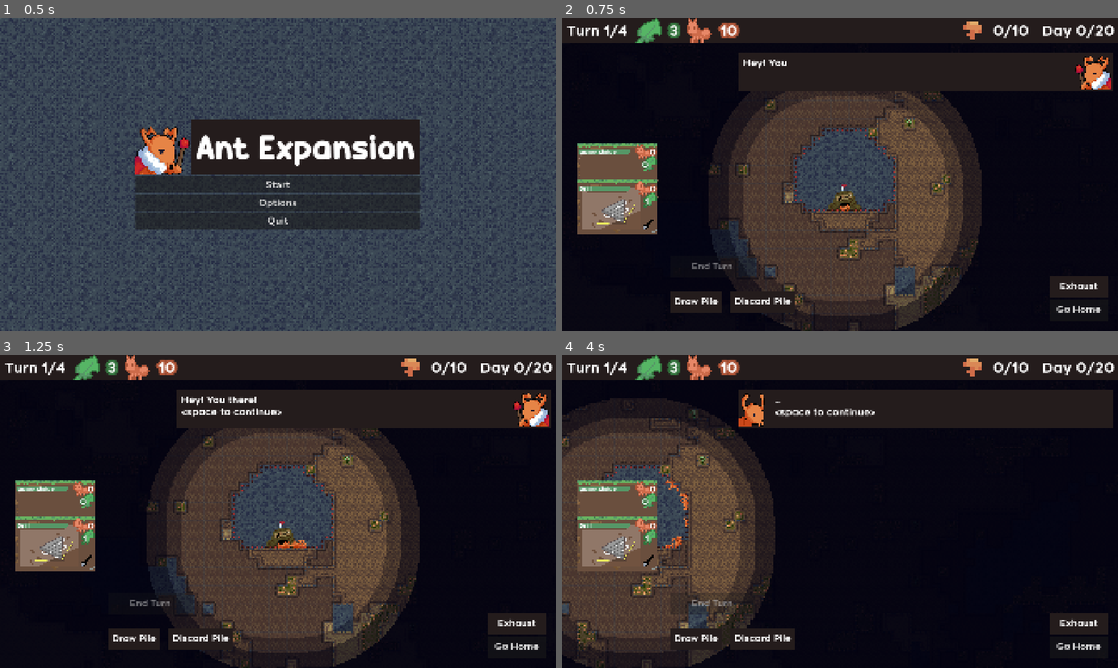
Above: before the commit, frames 1-4 (two rows, left to right).
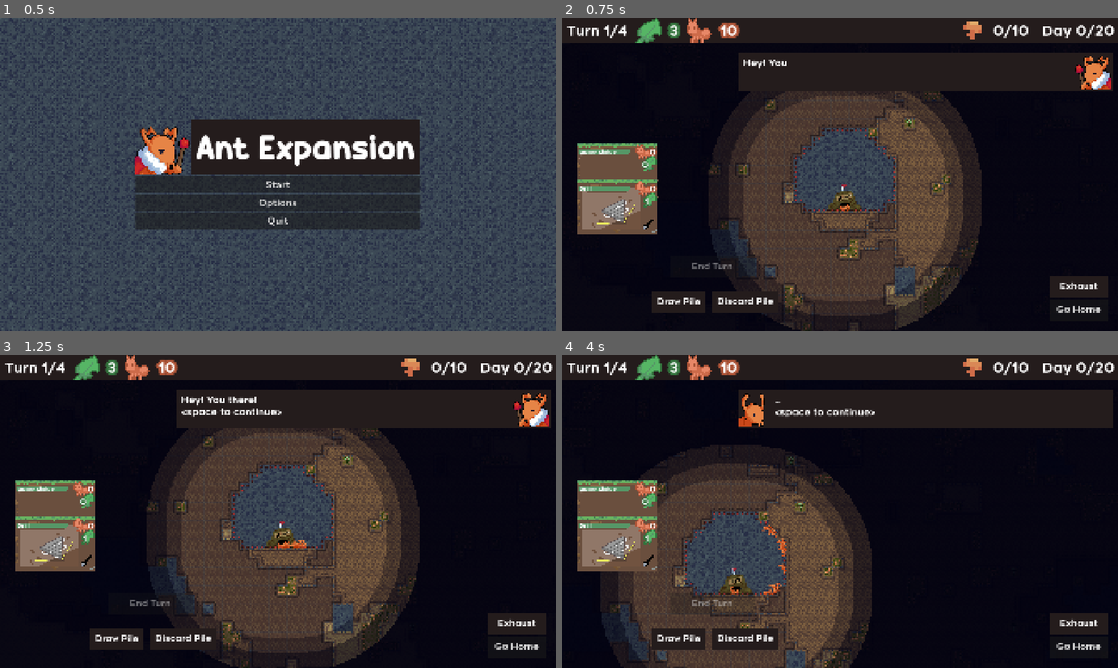
Above: after the commit, the same moments.

Repository: zunda-arrow/pizza-jam-16
Game: Godot game, scene res://menu/menu.tscn
Same seed, same stepped clock (60 frames per second), same inputs: the game is played once before the commit and once after it. The engine's default icon, where the game draws it, is replaced by a stand-in: a white triangle on a blue panel in a dark square.
Inputs (mouse positions are in pixels of both pictures, inside the frame that each line leads up to):
- Up to frame 1 (0.5 s): no input
- Up to frame 2 (0.75 s): click "Start" at 0.5 s
- Up to frame 3 (1.25 s): no input
- Up to frame 4 (4 s): click "Go Home" at 1.25 s; click "Go Home" at 2 s; tap Enter at 2.75 s; move the mouse to (962, 495) at 2.77 s; hold D (right) 2.78-3.5 s; click (962, 495) at 2.92 s; tap Space at 3.02 s; drag from (728, 527) to (812, 574) at 3.52 s

Frame 1 is identical in both runs. In frame 2, 0.8% of the frame differs, in the area x 16-42%, y 87-95%; in frame 3, 0.8%; in frame 4, 29%, in the area x 0-56%, y 13-100%.

Commit message:
add camera panning with mouse

Diff:
--- a/assets/global.tres
+++ b/assets/global.tres
@@ -1,26 +1,6 @@
 [gd_resource type="Theme" format=3 uid="uid://bp35ok3gel4nx"]
 
 [ext_resource type="FontFile" uid="uid://dl4x5qln02xpd" path="res://assets/fonts/Renogare-Regular.otf" id="1_f6oay"]
-
-[sub_resource type="DPITexture" id="DPITexture_f6oay"]
-_source = "<svg xmlns=\"http://www.w3.org/2000/svg\" width=\"16\" height=\"16\"><rect width=\"14\" height=\"14\" x=\"1\" y=\"1\" fill=\"#fff\" fill-opacity=\".75\" rx=\"2.333\"/><path fill=\"#1a1a1a\" d=\"m11.5 3.75-5.6 5.6-1.7-1.7-1.5 1.5 3.2 3.2 7.1-7.1z\"/></svg>
-"
-base_scale = 3.0
-
-[sub_resource type="DPITexture" id="DPITexture_jillu"]
-_source = "<svg xmlns=\"http://www.w3.org/2000/svg\" width=\"16\" height=\"16\"><rect width=\"14\" height=\"14\" x=\"1\" y=\"1\" fill=\"#1a1a1a\" fill-opacity=\".5\" rx=\"2.333\"/></svg>
-"
-base_scale = 3.0
-
-[sub_resource type="DPITexture" id="DPITexture_mmwws"]
-_source = "<svg xmlns=\"http://www.w3.org/2000/svg\" width=\"16\" height=\"16\"><circle cx=\"8\" cy=\"8\" r=\"7\" fill=\"#fefefe\" fill-opacity=\".75\"/></svg>
-"
-base_scale = 2.0
-
-[sub_resource type="DPITexture" id="DPITexture_uw07o"]
-_source = "<svg xmlns=\"http://www.w3.org/2000/svg\" width=\"16\" height=\"16\"><circle cx=\"8\" cy=\"8\" r=\"7\" fill=\"#fefefe\"/></svg>
-"
-base_scale = 2.0
 
 [sub_resource type="StyleBoxFlat" id="StyleBoxFlat_f6oay"]
 content_margin_left = 16.0
@@ -35,9 +15,5 @@
 [resource]
 default_font = ExtResource("1_f6oay")
 default_font_size = 36
-CheckBox/icons/checked = SubResource("DPITexture_f6oay")
-CheckBox/icons/unchecked = SubResource("DPITexture_jillu")
-HSlider/icons/grabber = SubResource("DPITexture_mmwws")
-HSlider/icons/grabber_highlight = SubResource("DPITexture_uw07o")
 Label/styles/normal = SubResource("StyleBoxFlat_f6oay")
 PanelContainer/styles/panel = SubResource("StyleBoxFlat_kmoo6")
--- a/camera/control.gd
+++ b/camera/control.gd
@@ -10,6 +10,10 @@
 var going_home = false
 var shake_power: Vector2 = Vector2(0,0)
 var shake_falloff = 0
+
+var click_pos: Vector2
+var click_camera_start_pos: Vector2
+var mouse_clicked = false
 
 func _ready():
 	if get_tree().root == get_parent():
@@ -32,6 +36,9 @@
 func _process(delta):
 	_time += delta
 
+	if mouse_clicked == true:
+		position = click_camera_start_pos + (click_pos - get_local_mouse_position())
+
 	var inp = Input.get_vector("left", "right", "up", "down")
 
 	if going_home:
@@ -46,6 +53,7 @@
 
 	position += shake_power * sin(_time * shake_speed)
 	shake_power *= shake_falloff
+
 
 # Used for generating new terrain when it becomes visible
 func get_bounding_area() -> Rect2:
@@ -62,3 +70,13 @@
 
 func make_active() -> void:
 	$Camera2D.make_current()
+
+
+func _on_container_gui_input(event: InputEvent) -> void:
+	if event is InputEventMouseButton:
+		if event.button_index == MOUSE_BUTTON_LEFT and event.is_pressed():
+			click_pos = get_local_mouse_position()
+			click_camera_start_pos = position
+			mouse_clicked = true
+		if event.button_index == MOUSE_BUTTON_LEFT and event.is_released():
+			mouse_clicked = false
--- a/game/Arena.tscn
+++ b/game/Arena.tscn
@@ -8,7 +8,6 @@
 [ext_resource type="PackedScene" uid="uid://dg8j4w3ofdo56" path="res://ants/Army.tscn" id="3_q8ykg"]
 [ext_resource type="PackedScene" uid="uid://55qahaohtkfd" path="res://utility/utility.tscn" id="4_4ggwo"]
 [ext_resource type="PackedScene" uid="uid://1g0vb5628bj1" path="res://time/clock.tscn" id="7_u3mh8"]
-[ext_resource type="PackedScene" uid="uid://7bwnme26bsf2" path="res://cards/CardReward.tscn" id="8_n65lt"]
 [ext_resource type="PackedScene" uid="uid://bmlhxoffb3r5l" path="res://cards/CardList.tscn" id="10_n65lt"]
 
 [sub_resource type="FastNoiseLite" id="FastNoiseLite_n65lt"]
@@ -51,11 +50,17 @@
 [node name="Camera" parent="." unique_id=2140926887 instance=ExtResource("3_2wy63")]
 unique_name_in_owner = true
 
+[node name="Container" type="Container" parent="Camera" unique_id=532565213]
+offset_left = -960.0
+offset_top = -540.0
+offset_right = 960.0
+offset_bottom = 540.0
+
 [node name="PlayCards" parent="Camera" unique_id=1516163044 instance=ExtResource("1_ncbvw")]
 unique_name_in_owner = true
 position = Vector2(-956, -468)
 
-[node name="CardReward" parent="Camera" unique_id=958781746 instance=ExtResource("8_n65lt")]
+[node name="CardReward" parent="Camera" unique_id=1912759988 instance=ExtResource("10_n65lt")]
 unique_name_in_owner = true
 
 [node name="Clock" parent="Camera" unique_id=1104602323 instance=ExtResource("7_u3mh8")]
@@ -129,9 +134,9 @@
 gap = Vector2(335, 235)
 
 [node name="DrawPile" type="PanelContainer" parent="Camera" unique_id=1965561152]
-offset_left = -588.0
+offset_left = -648.0
 offset_top = 402.0
-offset_right = -406.0
+offset_right = -466.0
 offset_bottom = 477.0
 
 [node name="Label" type="Label" parent="Camera/DrawPile" unique_id=1340981094]
@@ -141,9 +146,9 @@
 horizontal_alignment = 1
 
 [node name="DiscardPile" type="PanelContainer" parent="Camera" unique_id=703672857]
-offset_left = -380.0
+offset_left = -440.0
 offset_top = 401.0
-offset_right = -154.0
+offset_right = -214.0
 offset_bottom = 476.0
 
 [node name="Label" type="Label" parent="Camera/DiscardPile" unique_id=2106178975]
@@ -175,6 +180,7 @@
 [connection signal="eff_gain" from="Utility" to="." method="_on_utility_eff_gain"]
 [connection signal="energy_gain" from="Utility" to="." method="_on_utility_energy_gain"]
 [connection signal="money_gain" from="Utility" to="." method="_on_utility_money_gain"]
+[connection signal="gui_input" from="Camera/Container" to="Camera" method="_on_container_gui_input"]
 [connection signal="aiming_card" from="Camera/PlayCards" to="." method="_on_play_cards_aiming_card"]
 [connection signal="cancel_aiming_card" from="Camera/PlayCards" to="." method="_on_play_cards_cancel_aiming_card"]
 [connection signal="card_used" from="Camera/PlayCards" to="." method="_on_play_cards_card_used"]
--- a/resources/cards/dirt_nap.tres
+++ b/resources/cards/dirt_nap.tres
@@ -20,6 +20,4 @@
 energy_cost = 1
 card_impl = 4
 utility = SubResource("Resource_r0fl7")
-cost = 1
-rarity = 2.0
 metadata/_custom_type_script = "uid://cc7jv6lf85ucq"
--- a/resources/cards/shroom_drill.tres
+++ b/resources/cards/shroom_drill.tres
@@ -19,5 +19,4 @@
 dig_area = Array[Rect2i]([Rect2i(-1, -2, 3, 1), Rect2i(-2, -1, 5, 1), Rect2i(0, 0, 1, 3)])
 dig_power = 1
 utility = SubResource("Resource_mnudl")
-cost = 10
 metadata/_custom_type_script = "uid://cc7jv6lf85ucq"
--- a/resources/structures/moss_pit.tres
+++ b/resources/structures/moss_pit.tres
@@ -6,7 +6,7 @@
 
 [sub_resource type="Resource" id="Resource_p7iya"]
 script = ExtResource("3_opqya")
-energy = Array[int]([-1])
+energy = Array[int]([2])
 
 [resource]
 script = ExtResource("1_c8cnn")
Not shown: 1 places in assets/ant-queen-frames.tres that only renumber resources
Not shown: 1 places in card.tres that only renumber resources
